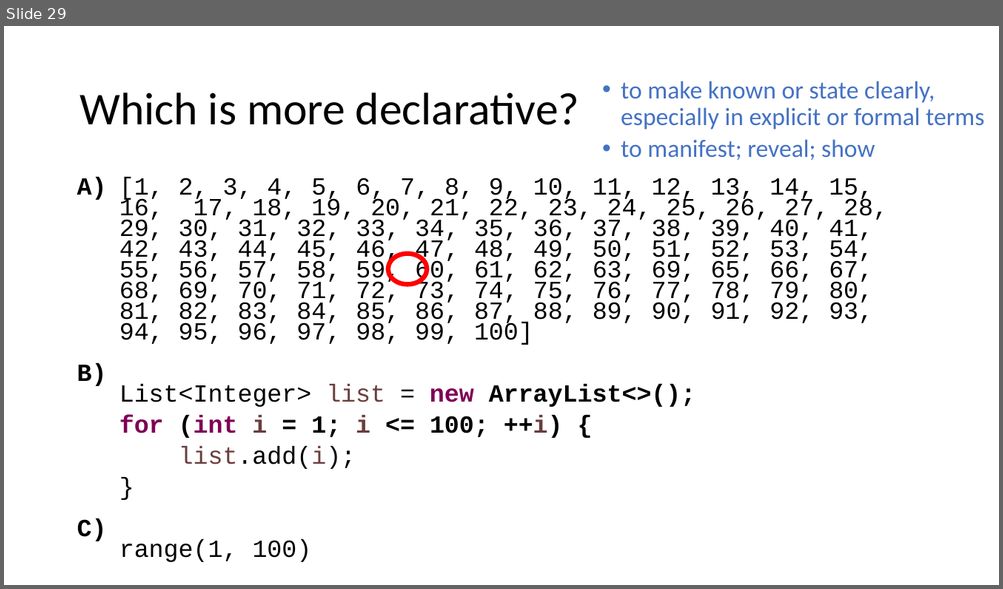
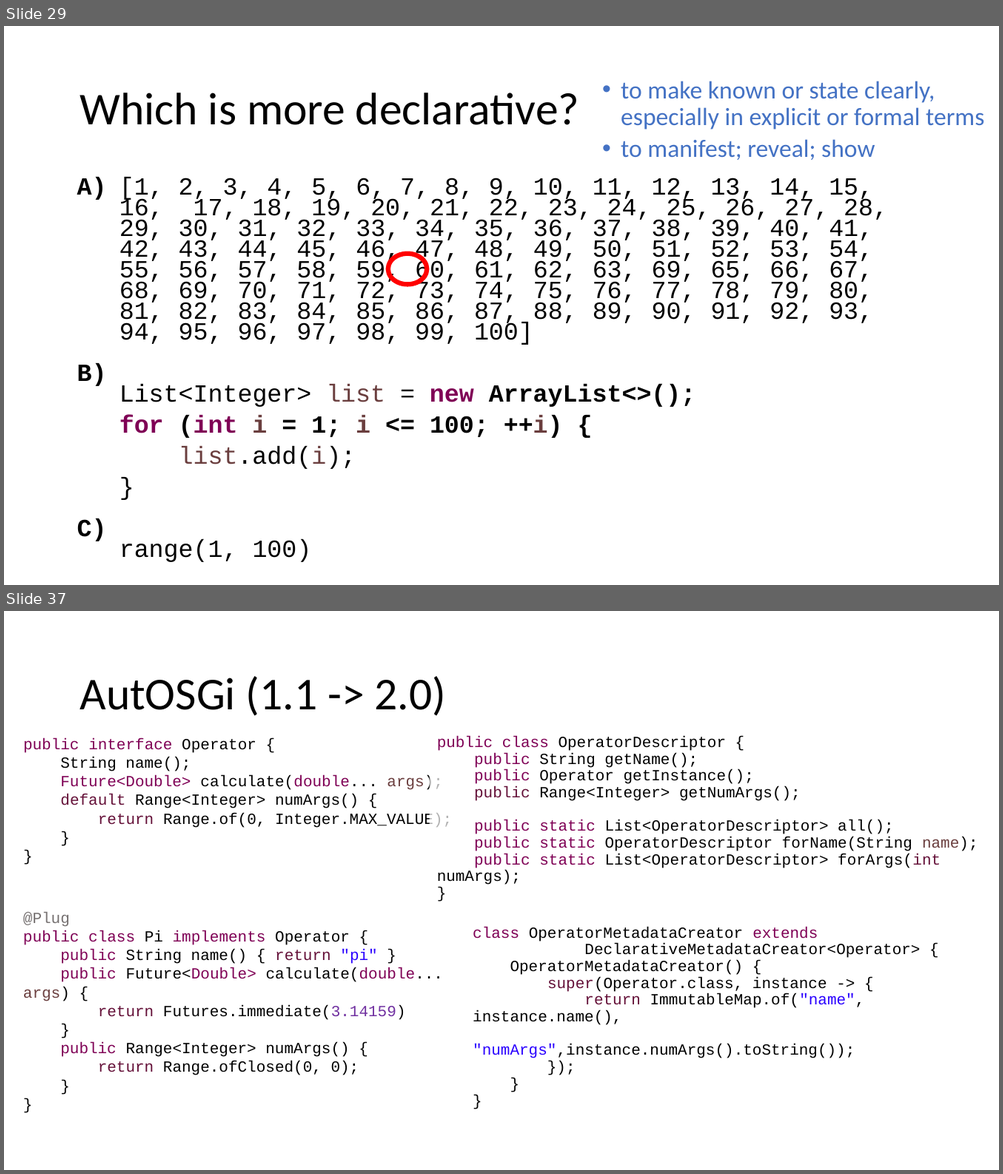
Before and after one commit to diffplug/sockets-and-plugs, a slide deck: Socket and Plugs.pptx. Shown one above the other, each under a label of ours: slide 29 before the commit, slides 29 and 37 after it; the slides between them are not shown. The pictures are 1003x589 and 1003x1174 pixels, drawn with LibreOffice and Linux fonts; fonts in the diff are those of the drawing. Boxes give left, top, right and bottom in pixels: in the first picture for what was removed or moved away, otherwise in the second. Text is boxed around its words. In the diff, an @@ line names an element or a change of style, - is before the commit and + after.

```diff
--- a/Socket and Plugs.pptx
+++ b/Socket and Plugs.pptx
@@ slide 37 added at <box>4,611,999,1170</box>, background #FFFFFF @@
@@ title added at <box>79,676,447,716</box>, 44 pt, text #000000 @@
+AutOSGi (1.1 -> 2.0)
@@ text added at <box>23,738,452,828</box>, 15 pt, text #000000 @@
+public interface Operator {
+String name();
+Future<Double> calculate(double... args);
+default Range<Integer> numArgs() {
+return Range.of(0, Integer.MAX_VALUE);
+}
+}
@@ text added at <box>437,736,978,885</box>, 15 pt, text #000000 @@
+public class OperatorDescriptor {
+public String getName();
+public Operator getInstance();
+public Range<Integer> getNumArgs();
+public static List<OperatorDescriptor> all();
+public static OperatorDescriptor forName(String name);
+public static List<OperatorDescriptor> forArgs(int numArgs);
+}
@@ text added at <box>23,912,443,1076</box>, 15 pt, text #000000 @@
+@Plug
+public class Pi implements Operator {
+public String name() { return "pi" }
+public Future<Double> calculate(double... args) {
+return Futures.immediate(3.14159)
+}
+public Range<Integer> numArgs() {
+return Range.ofClosed(0, 0);
+}
+}
@@ text added at <box>472,927,919,1059</box>, 15 pt, text #000000 @@
+class OperatorMetadataCreator extends
+DeclarativeMetadataCreator<Operator> {
+OperatorMetadataCreator() {
+super(Operator.class, instance -> {
+return ImmutableMap.of("name", instance.name(),
+"numArgs",instance.numArgs().toString());
+});
+}
+}
```
Also in this commit, not shown: 3 slides changed, 7 other slides added, 1 slide removed.
